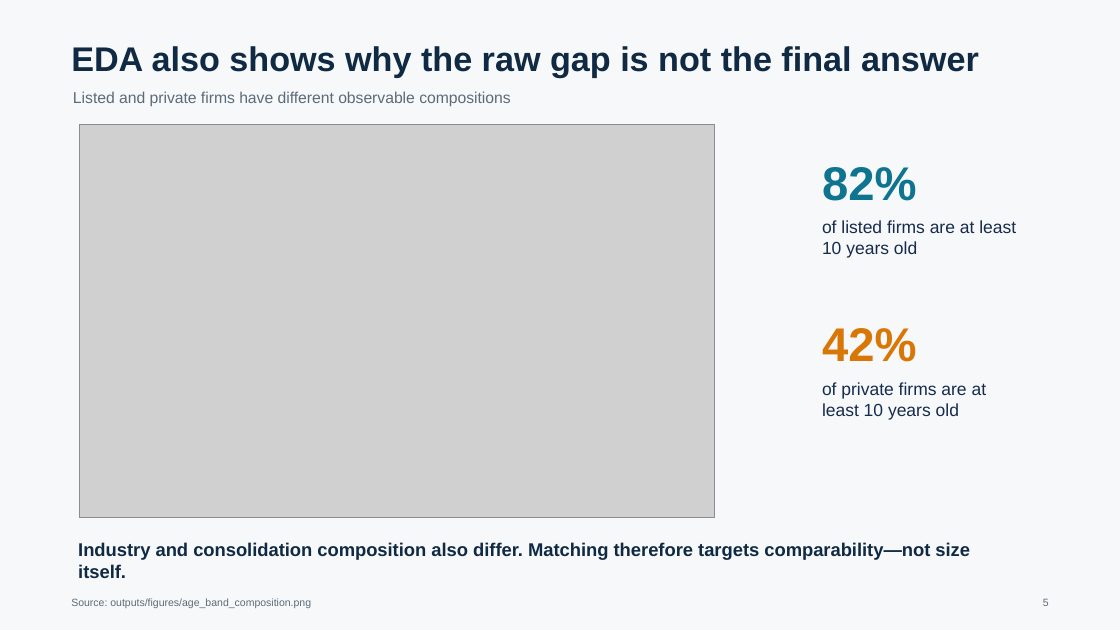
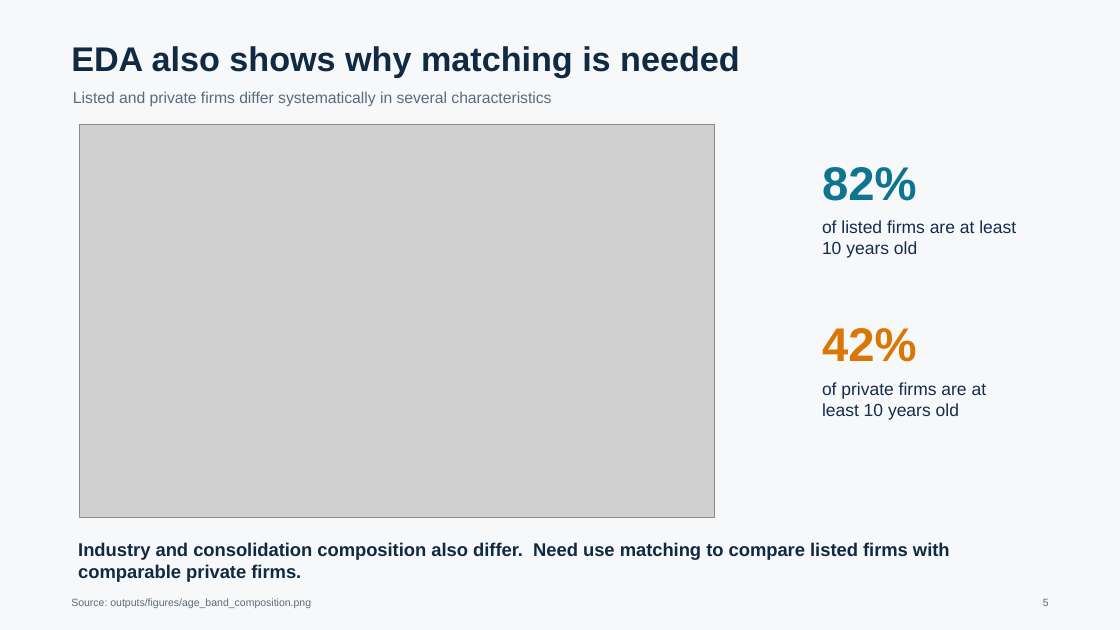
Before and after one commit to mljiang2026-oss/ds607-singapore-firm-size, a slide deck: slide 5 of outputs/presentation/DS607_GP_01548385_slides.pptx. Drawn at 1120x630 pixels with LibreOffice and Linux fonts; fonts in the diff are those of the drawing; grey boxes stand for pictures. Boxes give left, top, right and bottom in pixels: in the first picture for what was removed or moved away, otherwise in the second. Text is boxed around its words. In the diff, an @@ line names an element or a change of style, - is before the commit and + after.

```diff
--- a/outputs/presentation/DS607_GP_01548385_slides.pptx
+++ b/outputs/presentation/DS607_GP_01548385_slides.pptx
@@ text at [71,46,740,78]: text changed @@
-EDA also shows why the raw gap is not the final answer
+EDA also shows why matching is needed
@@ text at [73,91,551,107]: text changed @@
-Listed and private firms have different observable compositions
+Listed and private firms differ systematically in several characteristics
@@ text at [78,542,950,582]: text changed @@
-Industry and consolidation composition also differ. Matching therefore targets comparability—not size itself.
+Industry and consolidation composition also differ. Need use matching to compare listed firms with comparable private firms.
```
Also in this commit, not shown: 3 other slides changed, 1 other file.
